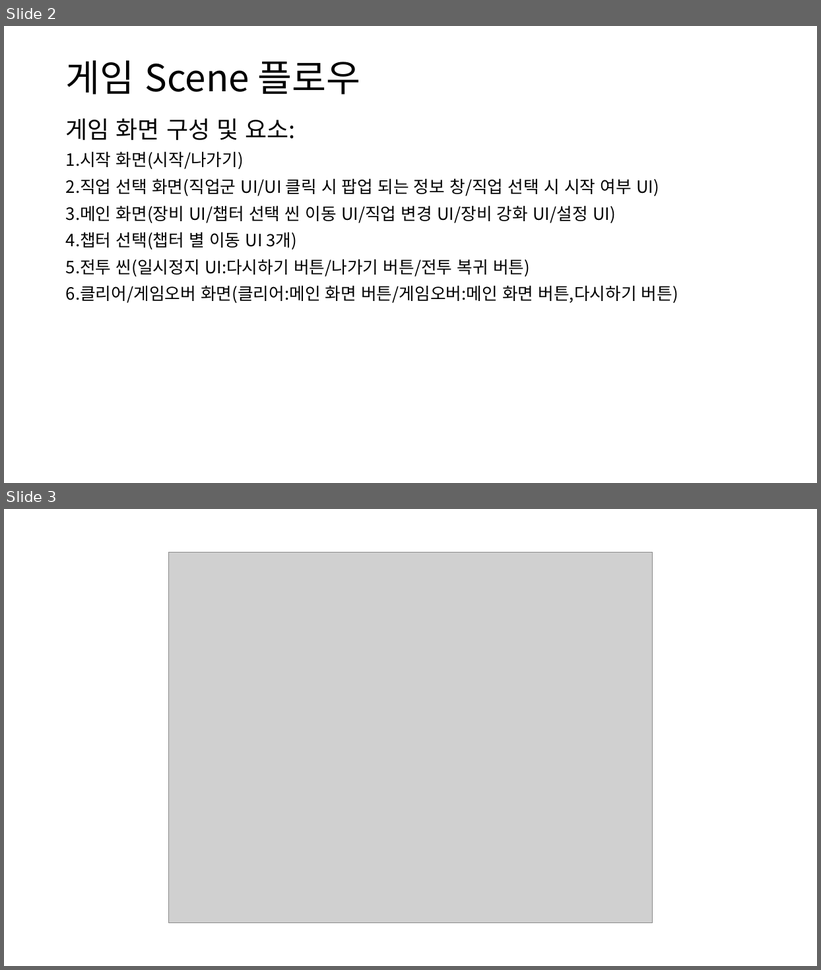
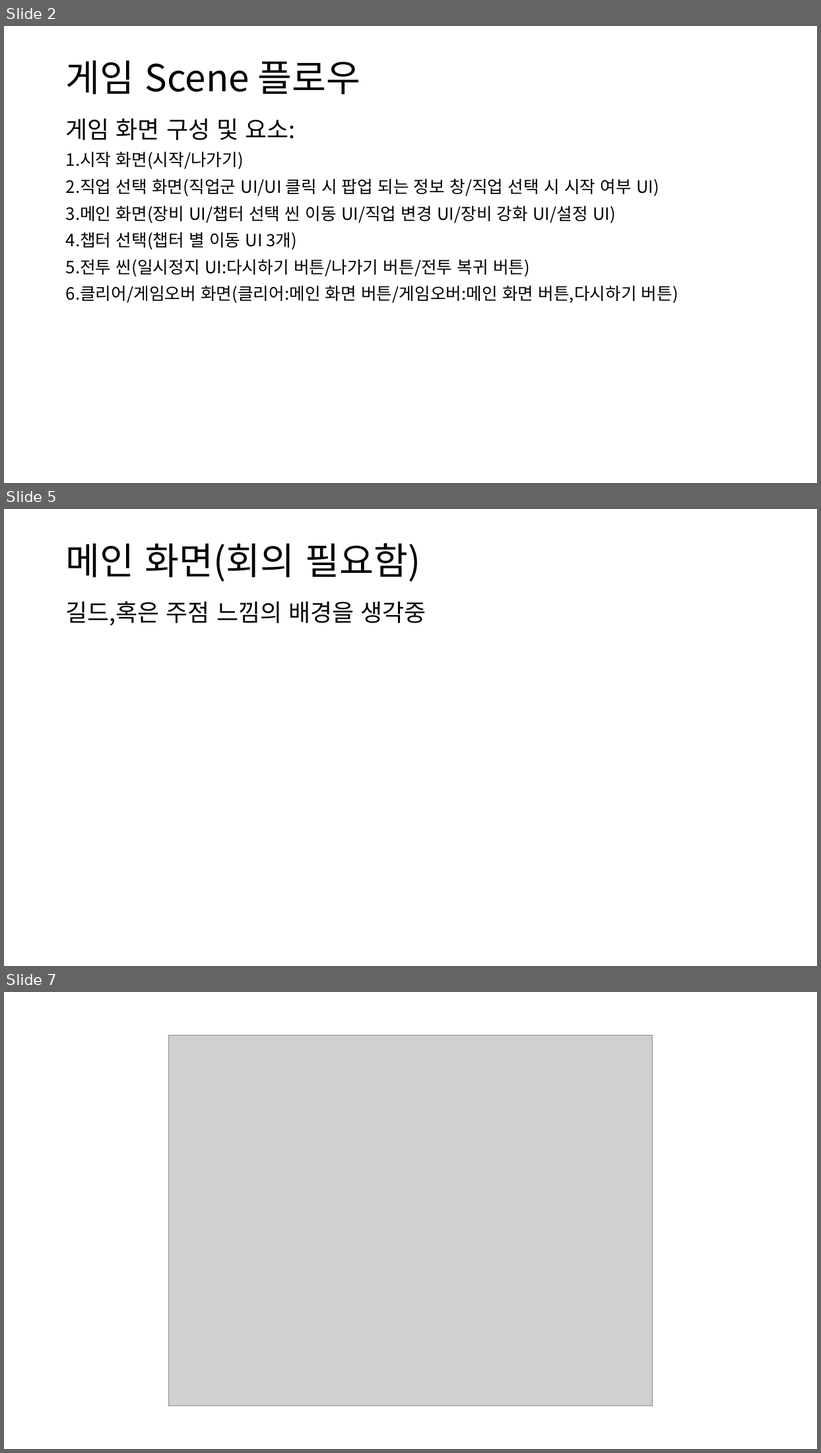
Before and after one commit to kms040224/TimeOut, a slide deck: 기획서/TimeOut 기획 수정안.pptx. Shown one above the other, each under a label of ours: slides 2 and 3 before the commit, slides 2, 5 and 7 after it; the slides between them are not shown. The pictures are 821x970 and 821x1453 pixels, drawn with LibreOffice and Linux fonts; fonts in the diff are those of the drawing; grey boxes stand for pictures. Boxes give left, top, right and bottom in pixels: in the first picture for what was removed or moved away, otherwise in the second. Text is boxed around its words. In the diff, an @@ line names an element or a change of style, - is before the commit and + after.

```diff
--- a/기획서/TimeOut 기획 수정안.pptx
+++ b/기획서/TimeOut 기획 수정안.pptx
@@ slide 5 added at [4, 509, 817, 966], background #FFFFFF @@
@@ title added at [66, 543, 421, 582], 44 pt, text #000000 @@
+메인 화면(회의 필요함)
@@ text added at [66, 601, 426, 626], 28 pt, text #000000 @@
+길드,혹은 주점 느낌의 배경을 생각중
@@ what was slide 3 is now slide 7 @@
```
Also in this commit, not shown: 1 slide changed, 4 other slides added.
